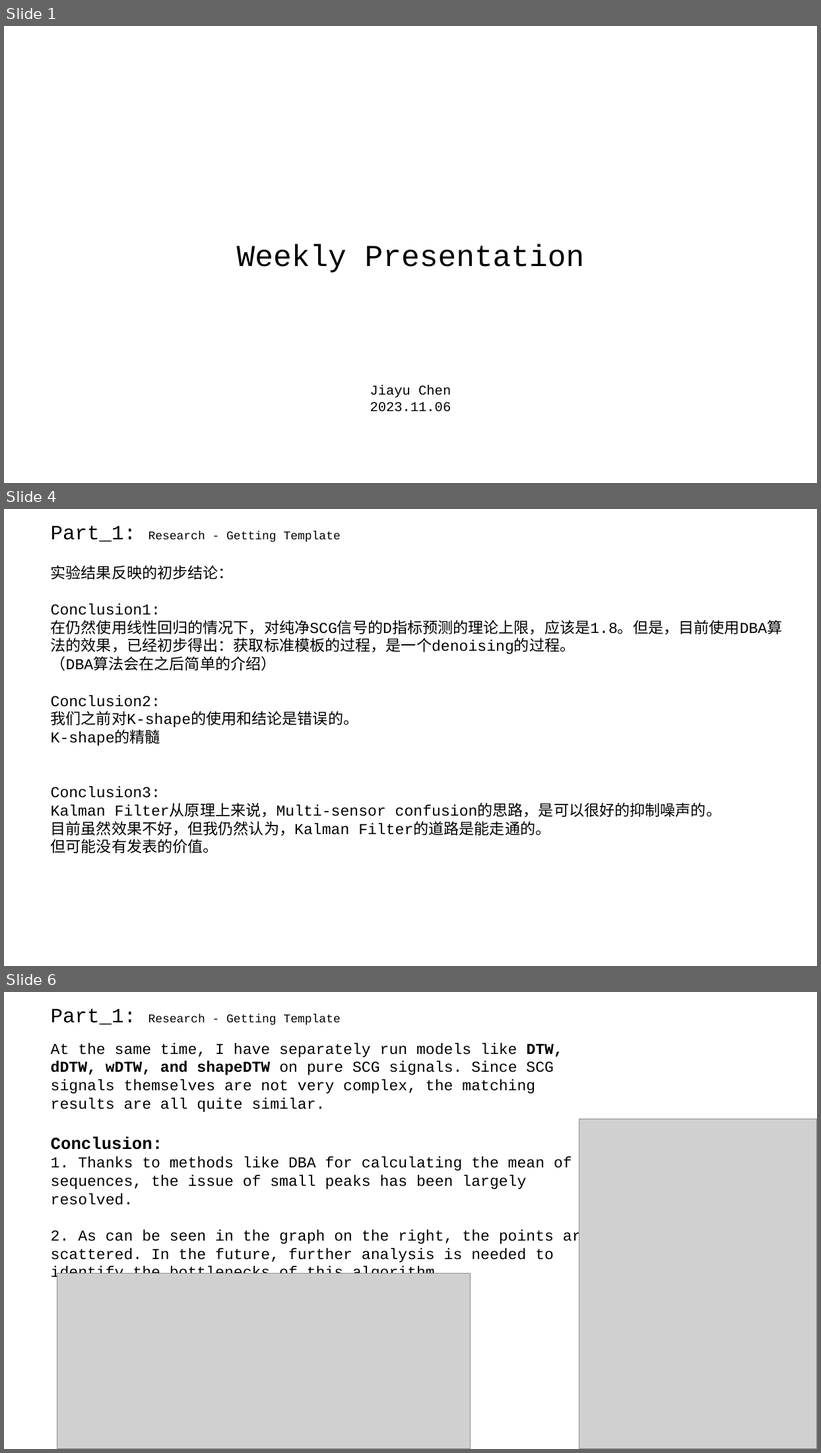
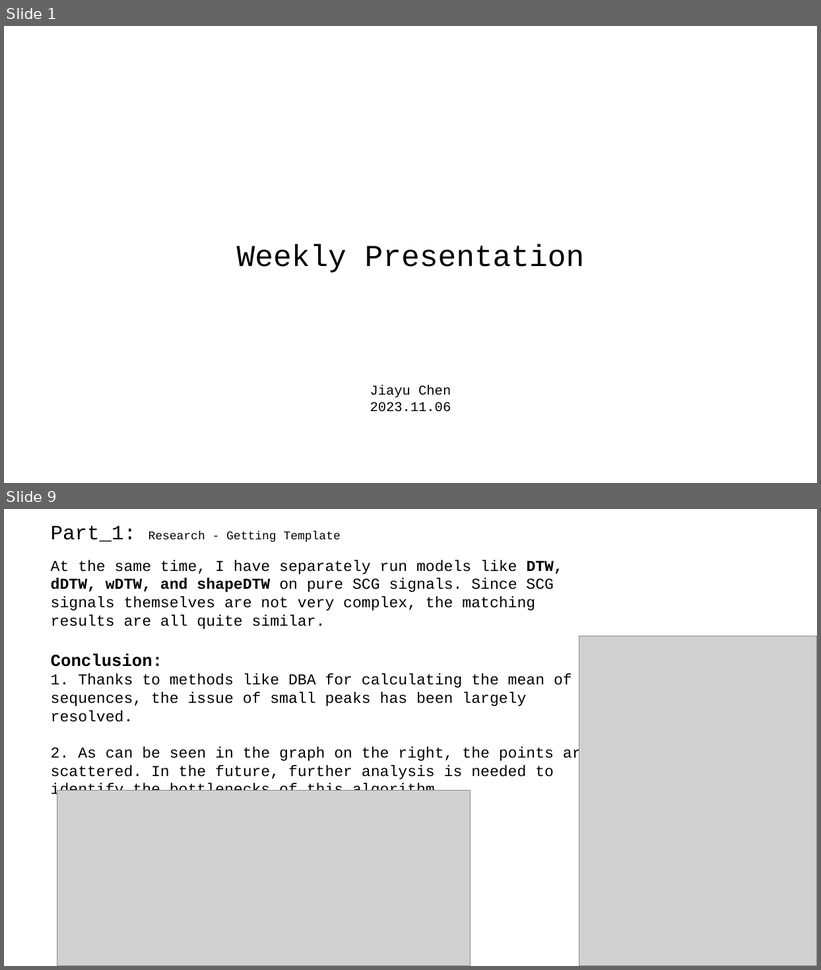
Before and after one commit to A-Big-Tortoise/Presentation, a slide deck: Presentation_1106_JiayuChen.pptx. Shown one above the other, each under a label of ours: slides 1, 4 and 6 before the commit, slides 1 and 9 after it; the slides between them are not shown. The pictures are 821x1453 and 821x970 pixels, drawn with LibreOffice and Linux fonts; fonts in the diff are those of the drawing; grey boxes stand for pictures. Boxes give left, top, right and bottom in pixels: in the first picture for what was removed or moved away, otherwise in the second. Text is boxed around its words. In the diff, an @@ line names an element or a change of style, - is before the commit and + after.

```diff
--- a/Presentation_1106_JiayuChen.pptx
+++ b/Presentation_1106_JiayuChen.pptx
@@ slide 4 removed at (4,509,817,966), background #FFFFFF @@
@@ text removed at (51,525,341,542) @@
-Part_1: Research - Getting Template
@@ text removed at (51,565,783,854) @@
-实验结果反映的初步结论：
-Conclusion1:
-在仍然使用线性回归的情况下，对纯净SCG信号的D指标预测的理论上限，应该是1.8。但是，目前使用DBA算法的效果，已经初步得出：获取标准模板的过程，是一个denoising的过程。
-（DBA算法会在之后简单的介绍）
-Conclusion2:
-我们之前对K-shape的使用和结论是错误的。
-K-shape的精髓
-Conclusion3:
-Kalman Filter从原理上来说，Multi-sensor confusion的思路，是可以很好的抑制噪声的。
-目前虽然效果不好，但我仍然认为，Kalman Filter的道路是能走通的。
-但可能没有发表的价值。
@@ what was slide 6 is now slide 9 @@
```
Also in this commit, not shown: 5 slides changed, 3 slides added.
